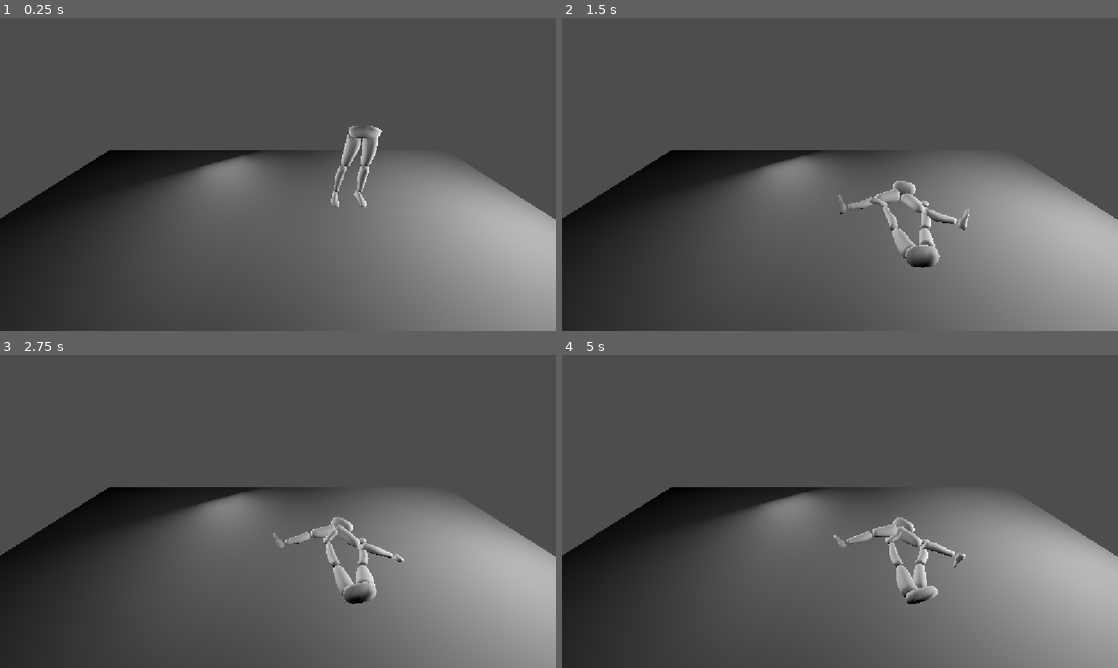
Above: before the commit, frames 1-4 (two rows, left to right).
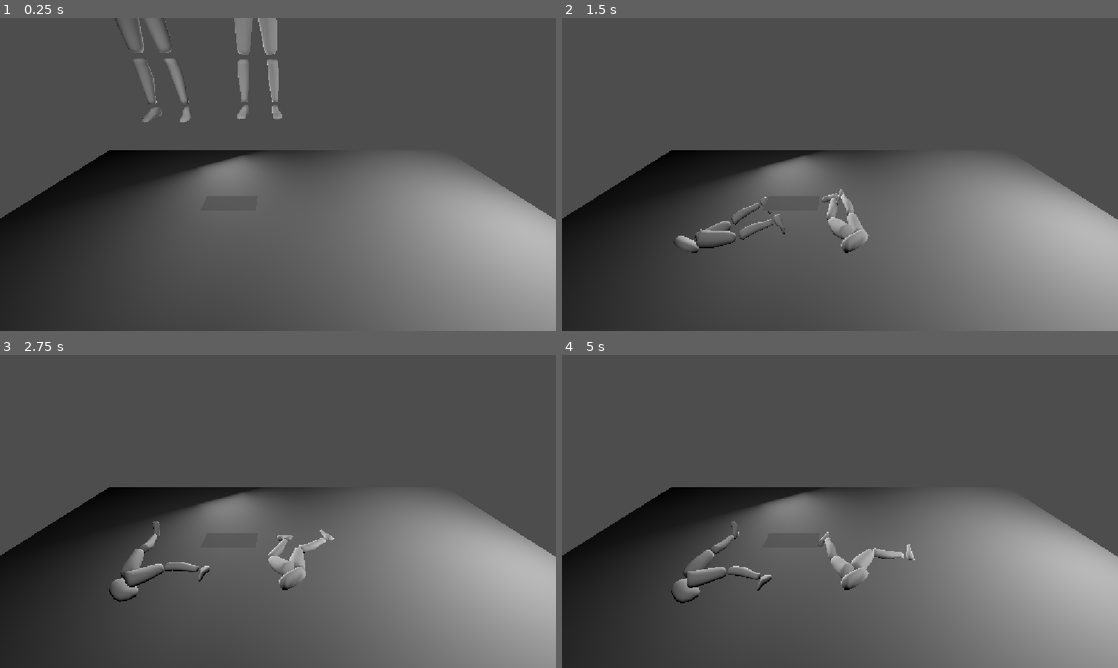
Above: after the commit, the same moments.

Repository: The-MEDINA/SNAP-back
Game: Godot game, scene res://Scenes/characterPrototype.tscn
Two runs of this game, one before a commit and one after it. Both use one fixed random seed, a clock stepped at 60 frames per second and the inputs below.
Inputs (mouse positions are in pixels of both pictures, inside the frame that each line leads up to):
- Up to frame 1 (0.25 s): no input
- Up to frame 2 (1.5 s): move the mouse to (962, 158) at 0.52 s; press the mouse at (962, 158) at 0.53 s; hold D (LeftThumbstickRight) 0.53-1.28 s; move the mouse to (728, 190) at 1.27 s; release the mouse at (728, 190) at 1.28 s; hold S (LeftThumbstickDown) from 1.28 s (still down); right-click (728, 190) at 1.35 s
- Up to frame 3 (2.75 s): move the mouse to (333, 442) at 2.02 s; release S (LeftThumbstickDown) at 2.03 s; press the mouse at (333, 442) at 2.03 s; hold D (LeftThumbstickRight) from 2.03 s (still down)
- Up to frame 4 (5 s): move the mouse to (812, 574) at 2.77 s; release D (LeftThumbstickRight) at 2.78 s; release the mouse at (812, 574) at 2.78 s; hold W (LeftThumbstickUp) 2.78-3.53 s; right-click (812, 574) at 2.85 s; move the mouse to (1006, 558) at 3.52 s; press the mouse at (1006, 558) at 3.53 s; hold S (LeftThumbstickDown) from 3.53 s (still down); move the mouse to (673, 464) at 4.27 s; release the mouse at (673, 464) at 4.28 s; right-click (673, 464) at 4.35 s

The runs differ from the first frame. In frame 1, 2.8% of the frame differs, in the area x 20-69%, y 0-61%; in frame 2, 2.4%; in frame 3, 2.6%; in frame 4, 2.7%.

Commit message:
this should be fine actually

Diff:
--- a/snap-back/Character/bottom_1.tscn
+++ b/snap-back/Character/bottom_1.tscn
@@ -1,56 +1,57 @@
 [gd_scene format=3 uid="uid://b4rd8a8jyeqrj"]
 
 [ext_resource type="PackedScene" uid="uid://docv06tc28517" path="res://Assets/Models/Bottom1.glb" id="1_3jd42"]
-[ext_resource type="Script" uid="uid://2gnrf301qn61" path="res://Character/bottom_1.gd" id="2_bcssu"]
+[ext_resource type="Script" uid="uid://2gnrf301qn61" path="res://Scripts/bottom_1.gd" id="2_bcssu"]
 
 [sub_resource type="BoxShape3D" id="BoxShape3D_wfeev"]
-size = Vector3(1.2727051, 0.091430664, 0.031158447)
+size = Vector3(0.20214844, 0.07940674, 0.32412434)
 
 [sub_resource type="CapsuleShape3D" id="CapsuleShape3D_bcssu"]
 radius = 0.009118911
 height = 0.09118911
 
 [sub_resource type="CapsuleShape3D" id="CapsuleShape3D_wfeev"]
-radius = 0.0394802
-height = 0.39480197
+radius = 0.06982422
+height = 0.38019463
 
 [sub_resource type="CapsuleShape3D" id="CapsuleShape3D_r8iig"]
 radius = 0.04136326
-height = 0.4136326
+height = 0.397246
 
 [sub_resource type="CapsuleShape3D" id="CapsuleShape3D_lw3xy"]
 radius = 0.009118911
 height = 0.09118911
 
 [sub_resource type="CapsuleShape3D" id="CapsuleShape3D_1ad0b"]
-radius = 0.0394802
-height = 0.39480197
+radius = 0.0625
+height = 0.38068292
 
 [sub_resource type="CapsuleShape3D" id="CapsuleShape3D_e3sgf"]
 radius = 0.04136326
-height = 0.4136326
+height = 0.40003902
 
 [node name="Bottom1" unique_id=623702786 instance=ExtResource("1_3jd42")]
 script = ExtResource("2_bcssu")
 
-[node name="PhysicalBoneSimulator3D" type="PhysicalBoneSimulator3D" parent="ArmatureBottom/Skeleton3D" parent_id_path=PackedInt32Array(908010055) index="1" unique_id=811698593]
+[node name="PhysicalBoneSimulator3D" type="PhysicalBoneSimulator3D" parent="ArmatureBottom/Skeleton3D" parent_id_path=PackedInt32Array(2023469041) index="1" unique_id=811698593]
 
 [node name="Physical Bone RootHip" type="PhysicalBone3D" parent="ArmatureBottom/Skeleton3D/PhysicalBoneSimulator3D" index="0" unique_id=689068339]
-transform = Transform3D(0.08975667, -0.99596375, -3.029906e-07, -1.4323498e-05, -1.5950582e-06, 1, -0.99596375, -0.08975667, -1.4408852e-05, 1.0742895e-08, -0.055213884, 0.02947798)
-joint_offset = Transform3D(1, 0, 0, 0, 1, 0, 0, 0, 1, 1.5589824e-09, 6.7055863e-09, 0.013876021)
-body_offset = Transform3D(1, -5.9604645e-08, -1.1235079e-07, -1.1235079e-07, 3.3523975e-09, -1, 0, 1, 3.3512606e-09, 0, 0.013876021, -6.7520887e-09)
+transform = Transform3D(0.08975667, -0.99596375, -3.1252455e-07, -1.4217278e-05, -1.5950582e-06, 1, -0.99596375, -0.08975667, -1.430306e-05, 1.0742895e-08, -0.055213884, 0.02947798)
+joint_offset = Transform3D(1, 0, 0, 0, 1, 0, 0, 0, 1, 3.0329044e-09, 6.7055863e-09, 0.013876021)
+body_offset = Transform3D(1, -5.9604645e-08, -2.1857159e-07, -2.1857159e-07, 3.3523975e-09, -1, 0, 1, 3.3512606e-09, 0, 0.013876021, -6.7520887e-09)
 mass = 0.5
 bone_name = "RootHip"
 
 [node name="CollisionShape3D" type="CollisionShape3D" parent="ArmatureBottom/Skeleton3D/PhysicalBoneSimulator3D/Physical Bone RootHip" index="0" unique_id=783434648]
-transform = Transform3D(0.16730106, -2.4374458e-10, -1.4901161e-06, -3.9115548e-08, 1.1368684e-12, 10.239892, -1.2505552e-11, -0.9999972, 1.546141e-11, 0.0032467917, -0.0026476288, 0.020812903)
+transform = Transform3D(1, -9.094947e-12, 0, 0, -4.3705427e-08, 1, 2.582965e-10, -1, -4.368394e-08, 0.0038570669, 0.00060580624, 0.014800966)
 shape = SubResource("BoxShape3D_wfeev")
 
 [node name="Physical Bone HipL" type="PhysicalBone3D" parent="ArmatureBottom/Skeleton3D/PhysicalBoneSimulator3D" index="1" unique_id=145298632]
-transform = Transform3D(-4.598264e-08, -1.7183399e-07, -1, 0.99596256, 0.08977063, -6.122263e-08, 0.08977063, -0.99596256, 1.670123e-07, 0.045594558, -0.069089904, 0.02947818)
+transform = Transform3D(-4.598264e-08, -1.6851459e-07, -1, 0.99596256, 0.08977063, -6.092464e-08, 0.08977063, -0.99596256, 1.637063e-07, 0.045594558, -0.069089904, 0.02947818)
 joint_type = 1
-joint_offset = Transform3D(1, 0, 0, 0, 1, 0, 0, 0, 1, 4.1437434e-10, 7.9709075e-09, 0.04559455)
-body_offset = Transform3D(1, -4.5448542e-07, -9.088163e-09, 1.3622108e-08, 2.9331659e-08, -1.0000001, 5.066395e-07, 1, -1.1412041e-08, 0, 0.045594554, -7.450581e-09)
+joint_offset = Transform3D(1, 0, 0, 0, 1, 0, 0, 0, 1, 4.1437437e-10, 7.819561e-09, 0.04559455)
+body_offset = Transform3D(1, -4.5448542e-07, -9.088166e-09, 1.3622108e-08, 3.265106e-08, -1.0000001, 5.066395e-07, 1, -8.092641e-09, 0, 0.045594554, -7.450581e-09)
+mass = 0.5
 bone_name = "HipL"
 joint_constraints/bias = 0.3
 joint_constraints/damping = 1.0
@@ -62,38 +63,48 @@
 disabled = true
 
 [node name="Physical Bone ThighL" type="PhysicalBone3D" parent="ArmatureBottom/Skeleton3D/PhysicalBoneSimulator3D" index="2" unique_id=138587844]
-transform = Transform3D(0.100157194, -0.9901095, -0.098242946, 0.1197091, -0.08603075, 0.9890745, -0.9877441, -0.11082349, 0.1099085, 0.11058243, -0.2643342, 0.0077820458)
-joint_type = 1
-joint_offset = Transform3D(1, 0, 0, 0, 1, 0, 0, 0, 1, -7.9420595e-08, 6.260376e-08, 0.19740099)
-body_offset = Transform3D(1.0000001, -3.7252903e-08, 4.0233135e-07, 3.427267e-07, -2.8871e-07, -1, 0, 1.0000002, -2.7939677e-07, 0, 0.19740099, -7.450581e-09)
+transform = Transform3D(0.100157194, -0.9901095, -0.098242946, 0.1197091, -0.08603075, 0.9890745, -0.9877441, -0.11082349, 0.109908506, 0.11058243, -0.2643342, 0.0077820458)
+joint_type = 2
+joint_offset = Transform3D(1, 0, 0, 0, 1, 0, 0, 0, 1, -8.089135e-08, 6.2419915e-08, 0.19740099)
+body_offset = Transform3D(1.0000001, -3.7252903e-08, 4.0978193e-07, 3.427267e-07, -2.8871e-07, -1, 0, 1.0000002, -2.7846545e-07, 0, 0.19740099, -7.450581e-09)
+mass = 0.5
 bone_name = "ThighL"
+joint_constraints/swing_span = 45.0
+joint_constraints/twist_span = 90.0
 joint_constraints/bias = 0.3
-joint_constraints/damping = 1.0
-joint_constraints/impulse_clamp = 0.0
+joint_constraints/softness = 0.8
+joint_constraints/relaxation = 1.0
 
 [node name="CollisionShape3D" type="CollisionShape3D" parent="ArmatureBottom/Skeleton3D/PhysicalBoneSimulator3D/Physical Bone ThighL" index="0" unique_id=481093348]
-transform = Transform3D(1, 0, 0, 0, 0, 1, 0, -1, 0, 0, 0, 0)
+transform = Transform3D(1.0000027, -2.682209e-07, 2.3841858e-07, 3.799796e-07, -4.3585896e-07, 1, -3.3527613e-07, -1.0000007, -1.527369e-07, -0.00095202774, 0.009411372, -0.006370008)
 shape = SubResource("CapsuleShape3D_wfeev")
 
 [node name="Physical Bone CalfL" type="PhysicalBone3D" parent="ArmatureBottom/Skeleton3D/PhysicalBoneSimulator3D" index="3" unique_id=1793242508]
-transform = Transform3D(0.097081006, -0.99354124, -0.058746982, 0.13117383, -0.04573828, 0.99030375, -0.9865945, -0.10384575, 0.1258863, 0.14212614, -0.6643913, -0.03994967)
-joint_type = 1
-joint_offset = Transform3D(1, 0, 0, 0, 1, 0, 0, 0, 1, -6.795267e-08, 4.3771936e-07, 0.20681816)
-body_offset = Transform3D(1, -2.9802322e-08, 2.2351742e-08, -3.7252903e-08, -1.9557774e-08, -0.9999999, 0, 1.0000002, -2.7008355e-08, 6.3329935e-08, 0.20681813, -4.3213367e-07)
+transform = Transform3D(-0.13596484, 0.096462466, -0.9860064, 0.0902502, -0.98990446, -0.10928883, -0.98659444, -0.10384671, 0.12588644, 0.14212614, -0.6643913, -0.03994967)
+joint_type = 3
+joint_offset = Transform3D(1, 7.450581e-09, 7.450581e-09, 0, 1, -9.313226e-10, 7.450581e-09, -3.7252903e-09, 1, -0.005550153, -0.20662086, -0.0071258633)
+joint_rotation = Vector3(-3.7252903e-09, -7.450581e-09, 0)
+body_offset = Transform3D(0.9720075, -0.01803033, -0.23425722, 0.026836038, 0.9990456, 0.034456845, 0.23341244, -0.039778847, 0.971564, 6.3329935e-08, 0.20681813, -4.3213367e-07)
+mass = 0.1
+friction = 0.1
 bone_name = "CalfL"
-joint_constraints/bias = 0.3
-joint_constraints/damping = 1.0
-joint_constraints/impulse_clamp = 0.0
+joint_constraints/angular_limit_enabled = true
+joint_constraints/angular_limit_upper = 0.0
+joint_constraints/angular_limit_lower = 180.0
+joint_constraints/angular_limit_bias = 0.3
+joint_constraints/angular_limit_softness = 0.9
+joint_constraints/angular_limit_relaxation = 1.0
 
 [node name="CollisionShape3D" type="CollisionShape3D" parent="ArmatureBottom/Skeleton3D/PhysicalBoneSimulator3D/Physical Bone CalfL" index="0" unique_id=272077036]
-transform = Transform3D(1, 0, 0, 0, 0, 1, 0, -1, 0, 0, 0, 0)
+transform = Transform3D(0.9716426, 0.02861385, 0.23471233, -0.016531937, 0.9984409, -0.053283285, -0.23587143, 0.04789199, 0.9706028, 0.00023443997, 0.008180559, 0.00039236248)
 shape = SubResource("CapsuleShape3D_r8iig")
 
 [node name="Physical Bone HipR" type="PhysicalBone3D" parent="ArmatureBottom/Skeleton3D/PhysicalBoneSimulator3D" index="4" unique_id=121936568]
-transform = Transform3D(-9.208818e-08, -6.6268136e-08, 1, -0.089771144, 0.9959625, 5.7733708e-08, -0.99596244, -0.08977115, -9.766533e-08, -0.045594547, -0.06909003, 0.029478291)
+transform = Transform3D(-9.291803e-08, -6.5438286e-08, 1, -0.089771144, 0.9959625, 5.683271e-08, -0.99596244, -0.08977115, -9.841733e-08, -0.045594547, -0.06909003, 0.029478291)
 joint_type = 1
-joint_offset = Transform3D(1, 0, 0, 0, 1, 0, 0, 0, 1, 9.5665456e-08, 1.3353363e-07, 0.045594554)
-body_offset = Transform3D(1, -7.450581e-09, 6.699783e-08, -4.769369e-09, -5.4437086e-09, -1, 0, 1.0000001, 1.2650761e-08, -9.872019e-08, 0.045594554, -1.3411045e-07)
+joint_offset = Transform3D(1, 0, 0, 0, 1, 0, 0, 0, 1, 9.562762e-08, 1.3357146e-07, 0.045594554)
+body_offset = Transform3D(1, -7.450581e-09, 6.7827685e-08, -3.939519e-09, -6.2735586e-09, -1, 0, 1.0000001, 1.1820914e-08, -9.872019e-08, 0.045594554, -1.3411045e-07)
+mass = 0.5
 bone_name = "HipR"
 joint_constraints/bias = 0.3
 joint_constraints/damping = 1.0
@@ -106,28 +117,36 @@
 
 [node name="Physical Bone ThighR" type="PhysicalBone3D" parent="ArmatureBottom/Skeleton3D/PhysicalBoneSimulator3D" index="5" unique_id=307666538]
 transform = Transform3D(0.10015718, -0.9901095, 0.098243184, 0.10005388, 0.10826171, 0.98907465, -0.98992825, -0.0892333, 0.10990747, -0.11058232, -0.26433378, 0.007782083)
-joint_type = 1
+joint_type = 2
 joint_offset = Transform3D(1, 0, 0, 0, 1, 0, 0, 0, 1, -3.0355523e-07, 1.178563e-08, 0.19740056)
 body_offset = Transform3D(1.0000001, -1.4901161e-08, 1.3113022e-06, 1.2740493e-06, 8.4750354e-08, -1.0000002, -6.7055225e-08, 1, 9.126961e-08, 4.4703484e-08, 0.1974006, -2.9802322e-08)
+mass = 0.5
 bone_name = "ThighR"
+joint_constraints/swing_span = 45.0
+joint_constraints/twist_span = 90.0
 joint_constraints/bias = 0.3
-joint_constraints/damping = 1.0
-joint_constraints/impulse_clamp = 0.0
+joint_constraints/softness = 0.8
+joint_constraints/relaxation = 1.0
 
 [node name="CollisionShape3D" type="CollisionShape3D" parent="ArmatureBottom/Skeleton3D/PhysicalBoneSimulator3D/Physical Bone ThighR" index="0" unique_id=1541756838]
-transform = Transform3D(1, 0, 0, 0, 0, 1, 0, -1, 0, 0, 0, 0)
+transform = Transform3D(0.999997, 2.30968e-07, 2.2351742e-07, 1.1622906e-06, -1.0058284e-07, 0.9999981, 6.109476e-07, -1, -3.7252903e-09, 0.00052861124, -0.005225584, -0.0065410435)
 shape = SubResource("CapsuleShape3D_1ad0b")
 
 [node name="Physical Bone CalfR" type="PhysicalBone3D" parent="ArmatureBottom/Skeleton3D/PhysicalBoneSimulator3D" index="6" unique_id=405214748]
-transform = Transform3D(0.097081296, -0.9935412, 0.058746822, 0.11983913, 0.07026517, 0.9903037, -0.9880354, -0.08909979, 0.12588654, -0.14212546, -0.6643893, -0.039949592)
-joint_type = 1
-joint_offset = Transform3D(1, 0, 0, 0, 1, 0, 0, 0, 1, -1.8834795e-07, 1.9175168e-09, 0.2068163)
-body_offset = Transform3D(1, -4.0978193e-07, -3.501773e-07, -3.874302e-07, -1.0617077e-07, -1.0000001, 3.2037497e-07, 0.9999998, -1.17346644e-07, 2.6077032e-07, 0.20681632, 2.2351742e-08)
+transform = Transform3D(0.12131992, 0.054954875, 0.9910911, -0.09522365, 0.9945055, -0.04348784, -0.9880354, -0.08909936, 0.12588634, -0.14212546, -0.6643893, -0.039949592)
+joint_type = 3
+joint_offset = Transform3D(1, 0, 0, 0, 1, 0, 0, 0, 1, -0.0437529, 0.20203355, 0.0064122784)
+body_offset = Transform3D(0.97658026, 0.2125487, -0.033374898, 0.21155319, -0.9768747, -0.031004563, -0.039193146, 0.023217848, -0.9989617, 2.6077032e-07, 0.20681632, 2.2351742e-08)
+mass = 0.01
+friction = 0.1
 bone_name = "CalfR"
-joint_constraints/bias = 0.3
-joint_constraints/damping = 1.0
-joint_constraints/impulse_clamp = 0.0
+joint_constraints/angular_limit_enabled = true
+joint_constraints/angular_limit_upper = 0.0
+joint_constraints/angular_limit_lower = 180.0
+joint_constraints/angular_limit_bias = 0.3
+joint_constraints/angular_limit_softness = 0.9
+joint_constraints/angular_limit_relaxation = 1.0
 
 [node name="CollisionShape3D" type="CollisionShape3D" parent="ArmatureBottom/Skeleton3D/PhysicalBoneSimulator3D/Physical Bone CalfR" index="0" unique_id=343230286]
-transform = Transform3D(1, 0, 0, 0, 0, 1, 0, -1, 0, 0, 0, 0)
+transform = Transform3D(0.9768012, 0.21038175, -0.039987877, 0.21170804, -0.97679156, 0.03242947, -0.032237418, -0.04014305, -0.99867374, 0.001429908, -0.0066390634, -0.00027289987)
 shape = SubResource("CapsuleShape3D_e3sgf")
--- a/snap-back/Scenes/characterPrototype.tscn
+++ b/snap-back/Scenes/characterPrototype.tscn
@@ -10,10 +10,13 @@
 [node name="CharacterPrototype" type="Node3D" unique_id=478308979]
 
 [node name="Bottom2" parent="." unique_id=623702786 instance=ExtResource("1_xxusg")]
-transform = Transform3D(1, 0, 0, 0, 1, 0, 0, 0, 1, 0.89690804, -0.052509904, 0)
+transform = Transform3D(1, 0, 0, 0, 1, 0, 0, 0, 1, -0.17979145, 1.0486263, 0)
+
+[node name="Bottom3" parent="." unique_id=30094504 instance=ExtResource("1_xxusg")]
+transform = Transform3D(1, 0, 0, 0, 1, 0, 0, 0, 1, -0.5870599, 4.292504, -1.0752282)
 
 [node name="Bottom4" parent="." unique_id=1087902909 instance=ExtResource("1_xxusg")]
-transform = Transform3D(-0.99999994, 0, -8.742277e-08, 0, 1, 0, 8.742277e-08, 0, -0.99999994, 0.89690804, 2.0920725, 0.14767367)
+transform = Transform3D(0.9999999, 0, 0, 0, 1, 0, 0, 0, 0.9999999, -1.0130478, 1.066742, 0.14767367)
 
 [node name="StaticBody3D" type="StaticBody3D" parent="." unique_id=1662499288]
 transform = Transform3D(1, 0, 0, 0, 1, 0, 0, 0, 1, 0, -1.619222, 0)
@@ -25,6 +28,19 @@
 shape = SubResource("BoxShape3D_tai1n")
 
 [node name="MeshInstance3D" type="MeshInstance3D" parent="StaticBody3D" unique_id=533867548]
+transform = Transform3D(3.8729856, 0, 0, 0, 1, 0, 0, 0, 2.2399645, -0.013361692, -0.03812933, 0.013332367)
+mesh = SubResource("PlaneMesh_nmfcv")
+
+[node name="StaticBody3D2" type="StaticBody3D" parent="." unique_id=1347337983]
+transform = Transform3D(0.08981818, 0, 0, 0, 1, 0, 0, 0, 0.06560296, -0.6242988, -1.3203624, 0)
+collision_layer = 7
+collision_mask = 7
+
+[node name="CollisionShape3D" type="CollisionShape3D" parent="StaticBody3D2" unique_id=998200732]
+transform = Transform3D(1, 0, 0, 0, 1, 0, 0, 0, 1, 0, -0.35119498, 0)
+shape = SubResource("BoxShape3D_tai1n")
+
+[node name="MeshInstance3D" type="MeshInstance3D" parent="StaticBody3D2" unique_id=1981276060]
 transform = Transform3D(3.8729856, 0, 0, 0, 1, 0, 0, 0, 2.2399645, -0.013361692, -0.03812933, 0.013332367)
 mesh = SubResource("PlaneMesh_nmfcv")
 
Renamed: snap-back/Character/bottom_1.gd -> snap-back/Scripts/bottom_1.gd
Renamed: snap-back/Character/bottom_1.gd.uid -> snap-back/Scripts/bottom_1.gd.uid
